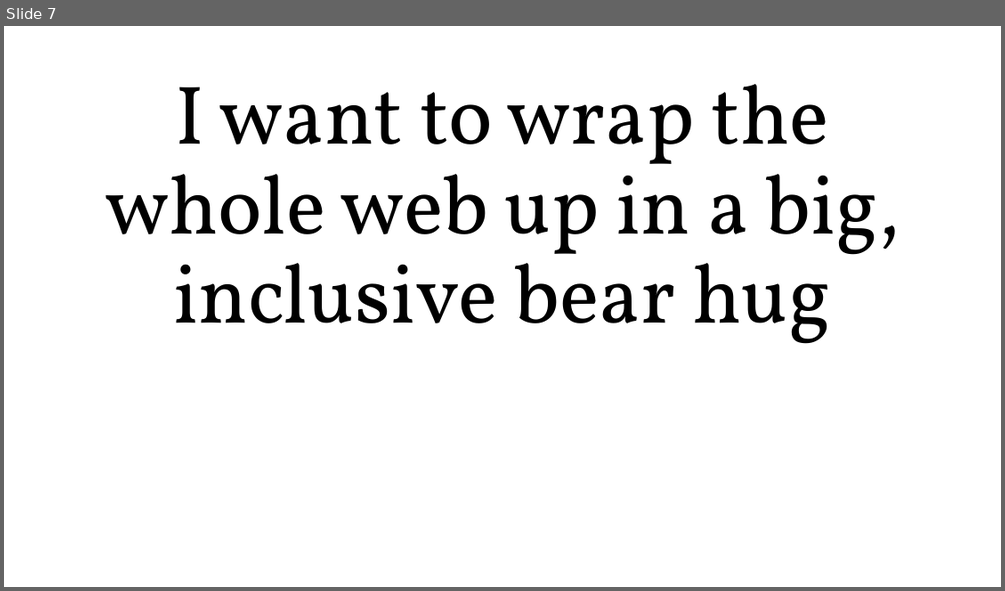
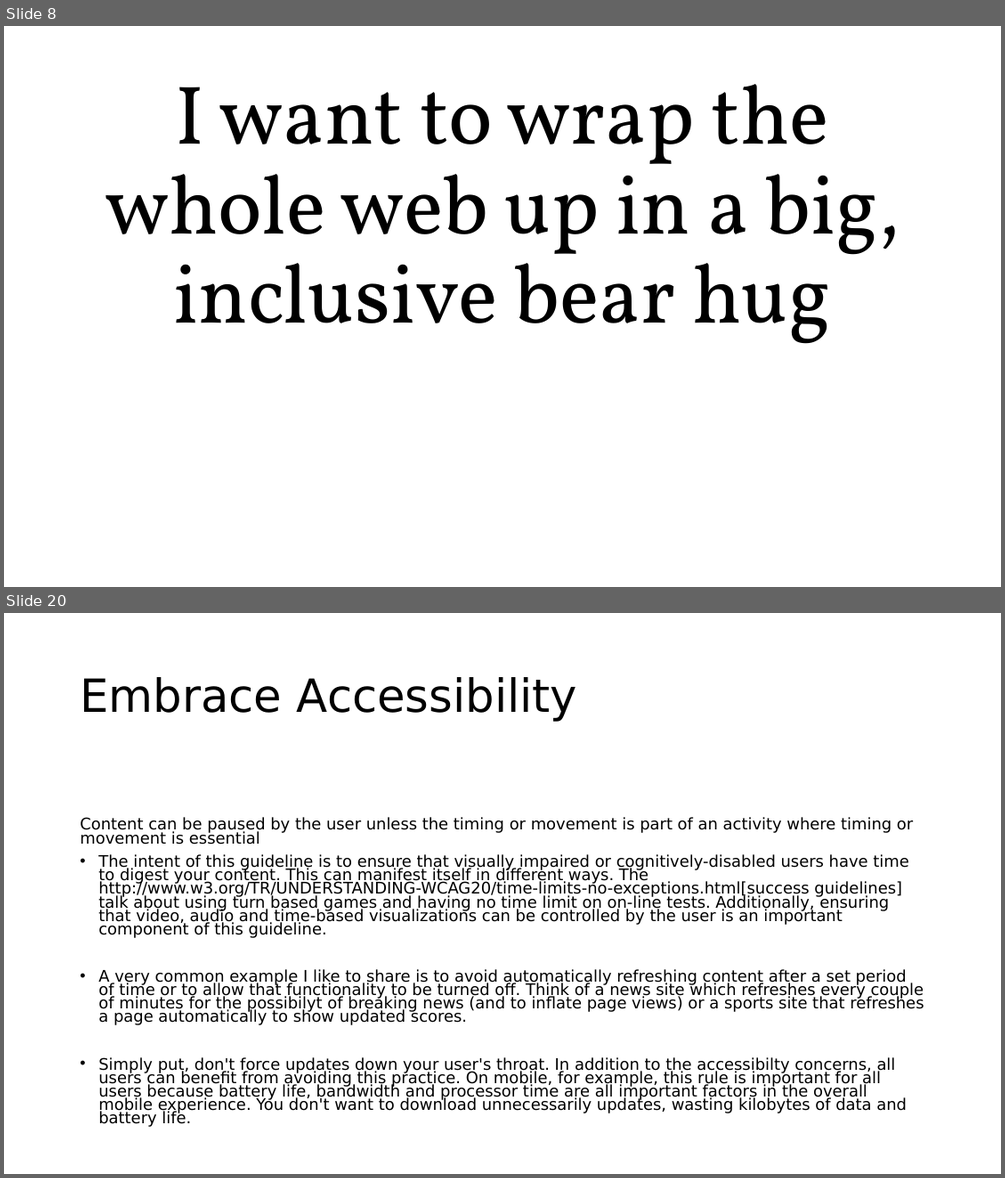
Before and after one commit to roblarsen/rob-larsen-presentations, a slide deck: wild-world-web.pptx. Shown one above the other, each under a label of ours: slide 7 before the commit, slides 8 and 20 after it; the slides between them are not shown. The pictures are 1005x591 and 1005x1178 pixels, drawn with LibreOffice and Linux fonts; fonts in the diff are those of the drawing; background and template pictures are left out. Boxes give left, top, right and bottom in pixels: in the first picture for what was removed or moved away, otherwise in the second. Text is boxed around its words. In the diff, an @@ line names an element or a change of style, - is before the commit and + after.

```diff
--- a/wild-world-web.pptx
+++ b/wild-world-web.pptx
@@ slide 20 added at (4,613,1001,1174), background picture (left out) @@
@@ title added at (80,677,577,721), 44 pt, text #000000 @@
+Embrace Accessibility
@@ text added at (80,817,924,1127), 15.4 pt, text #000000 @@
+Content can be paused by the user unless the timing or movement is part of an activity where timing or movement is essential
+• The intent of this guideline is to ensure that visually impaired or cognitively-disabled users have time to digest your content. This can manifest itself in different ways. The http://www.w3.org/TR/UNDERSTANDING-WCAG20/time-limits-no-exceptions.html[success guidelines] talk about using turn based games and having no time limit on on-line tests. Additionally, ensuring that video, audio and time-based visualizations can be controlled by the user is an important component of this guideline.
+• A very common example I like to share is to avoid automatically refreshing content after a set period of time or to allow that functionality to be turned off. Think of a news site which refreshes every couple of minutes for the possibilyt of breaking news (and to inflate page views) or a sports site that refreshes a page automatically to show updated scores.
+• Simply put, don't force updates down your user's throat. In addition to the accessibilty concerns, all users can benefit from avoiding this practice. On mobile, for example, this rule is important for all users because battery life, bandwidth and processor time are all important factors in the overall mobile experience. You don't want to download unnecessarily updates, wasting kilobytes of data and battery life.
@@ what was slide 7 is now slide 8 @@
```
Also in this commit, not shown: 21 other slides added.
